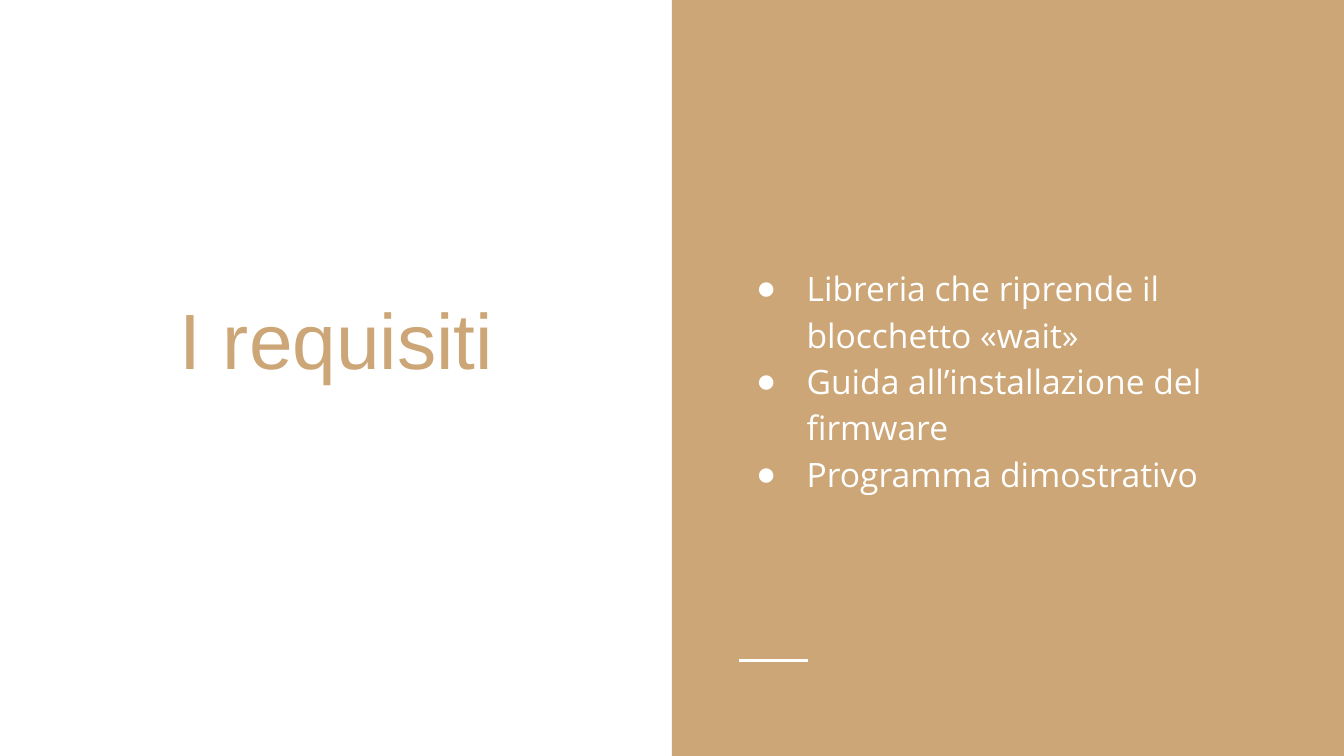
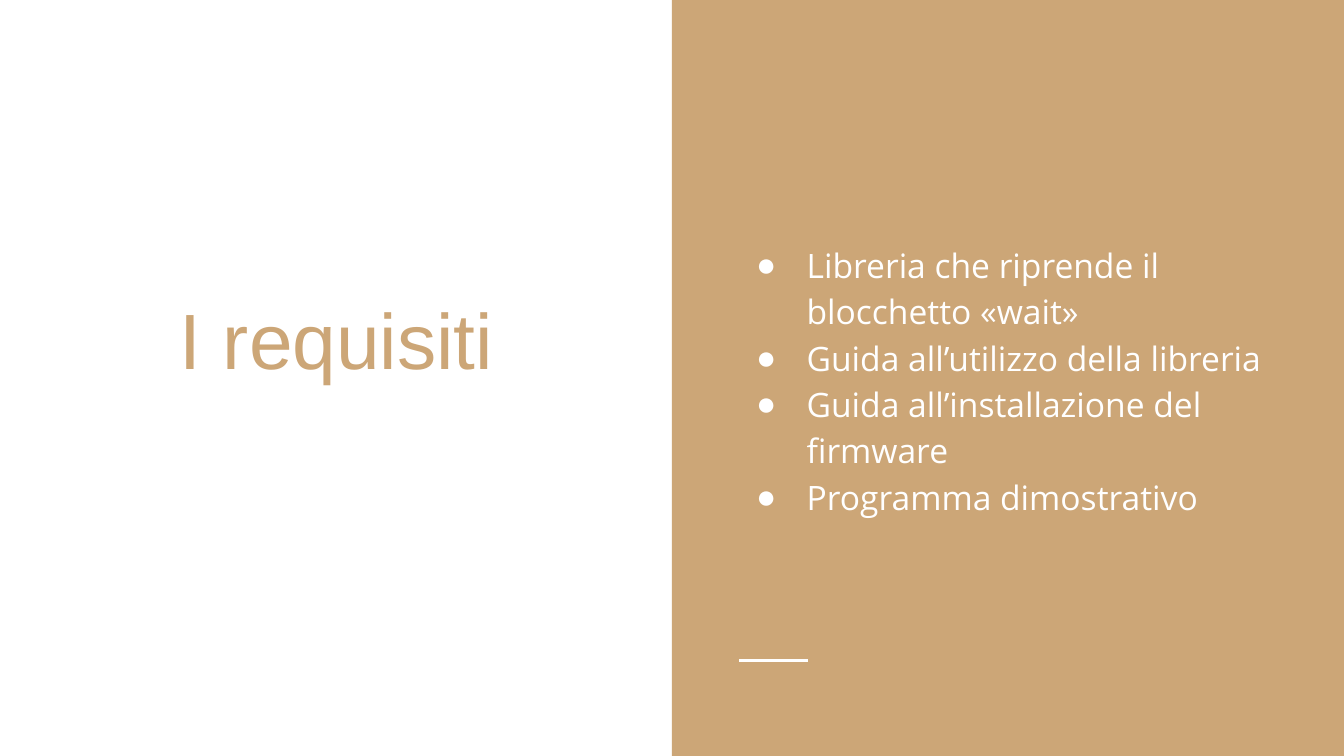
Before and after one commit to bryanbeffa/Sistema-didattico-per-EV3-NTX, a slide deck: slide 5 of doc/forni&beffa_presentazione_prog2.pptx. Drawn at 1344x756 pixels with LibreOffice and Linux fonts; fonts in the diff are those of the drawing. Boxes give left, top, right and bottom in pixels: in the first picture for what was removed or moved away, otherwise in the second. Text is boxed around its words. In the diff, an @@ line names an element or a change of style, - is before the commit and + after.

Commit message:
update presentation

```diff
--- a/doc/forni&beffa_presentazione_prog2.pptx
+++ b/doc/forni&beffa_presentazione_prog2.pptx
@@ text at box(807, 345, 1261, 372): paragraph added @@
+● Guida all’utilizzo della libreria
```
Also in this commit, not shown: 1 other file.
